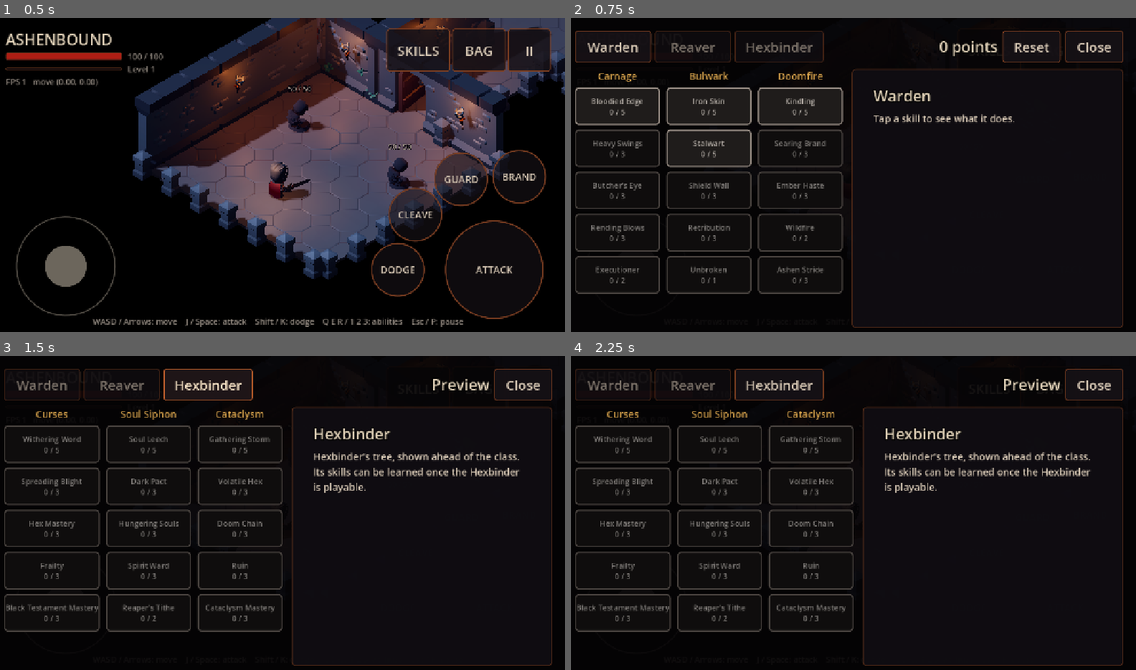
Above: before the commit, frames 1-4 (two rows, left to right).
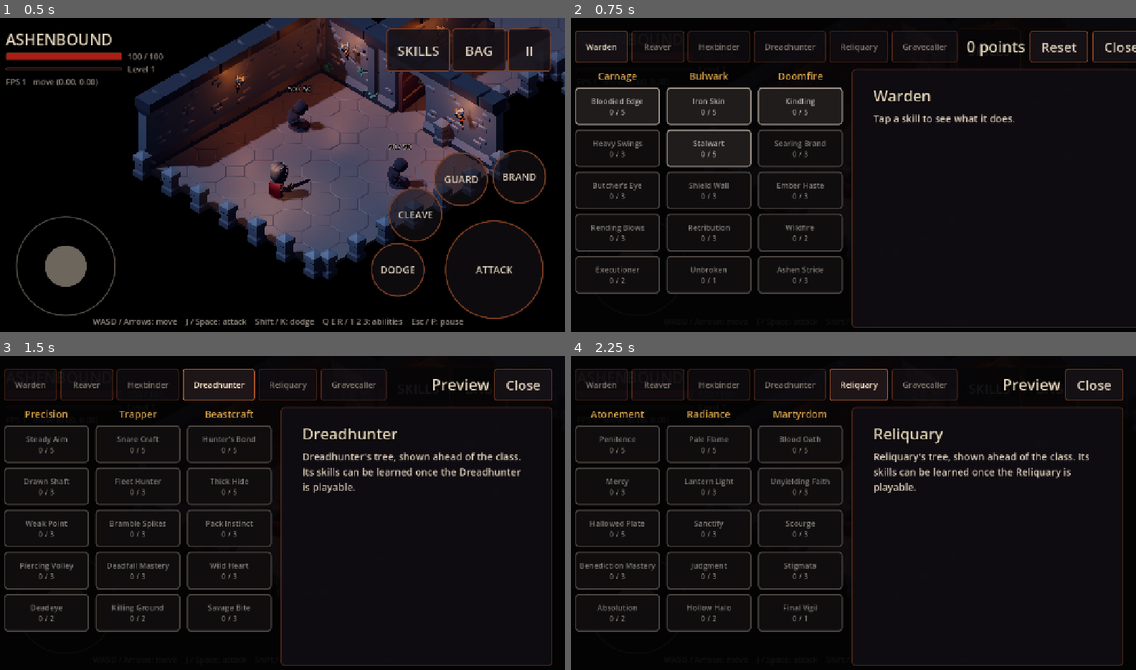
Above: after the commit, the same moments.

Repository: Bessv2/Ashenbound
Game: Godot game, scene res://scenes/main.tscn
Same seed, same stepped clock (60 frames per second), same inputs: the game is played once before the commit and once after it.
Inputs (mouse positions are in pixels of both pictures, inside the frame that each line leads up to):
- Up to frame 1 (0.5 s): no input
- Up to frame 2 (0.75 s): click "SKILLS" at 0.5 s
- Up to frame 3 (1.5 s): click (220, 384) at 1.25 s, where only the run after the commit has a clickable "Dreadhunter"
- Up to frame 4 (2.25 s): click (859, 384) at 2 s, where only the run after the commit has a clickable "Reliquary"

Frame 1 is identical in both runs. In frame 2, 2.1% of the frame differs, in the area x 2-100%, y 4-99%; in frame 3, 7.7%; in frame 4, 7.8%, in the area x 1-92%, y 4-99%.

Commit message:
Skill trees for the whole roster: Dreadhunter, Reliquary, Gravecaller
- Three more preview trees, 15 nodes in the charter's branches each, with
  their class-specific stat keys in SkillStats.
- Six class tabs on the skill screen; the test checks all six trees.
- SKILL_TREES.md and the report updated.

Co-Authored-By: Claude Opus 5.5 <noreply@anthropic.com>
Claude-Session: https://claude.ai/code/session_015v63azxgEazhPpfmzJC7DH

Diff:
--- /dev/null
+++ b/game/resources/skills/dreadhunter_tree.tres
@@ -0,0 +1,177 @@
+[gd_resource type="Resource" script_class="SkillTree" format=3]
+
+[ext_resource type="Script" path="res://scripts/progression/skill_tree.gd" id="1_tree"]
+[ext_resource type="Script" path="res://scripts/progression/skill_node.gd" id="2_node"]
+
+[sub_resource type="Resource" id="Node_steady_aim"]
+script = ExtResource("2_node")
+id = "steady_aim"
+display_name = "Steady Aim"
+description = "+2% critical chance per rank."
+branch = 0
+tier = 0
+max_rank = 5
+per_rank = Dictionary[String, int]({"crit_chance": 2})
+requires = ""
+
+[sub_resource type="Resource" id="Node_drawn_shaft"]
+script = ExtResource("2_node")
+id = "drawn_shaft"
+display_name = "Drawn Shaft"
+description = "Charged shots deal +15% damage per rank."
+branch = 0
+tier = 1
+max_rank = 3
+per_rank = Dictionary[String, int]({"charged_shot_damage_pct": 15})
+requires = "steady_aim"
+
+[sub_resource type="Resource" id="Node_weak_point"]
+script = ExtResource("2_node")
+id = "weak_point"
+display_name = "Weak Point"
+description = "+15% critical damage per rank."
+branch = 0
+tier = 1
+max_rank = 3
+per_rank = Dictionary[String, int]({"crit_damage": 15})
+requires = "steady_aim"
+
+[sub_resource type="Resource" id="Node_piercing_volley"]
+script = ExtResource("2_node")
+id = "piercing_volley"
+display_name = "Piercing Volley"
+description = "Charged shots deal +20% damage per rank and pierce."
+branch = 0
+tier = 2
+max_rank = 3
+per_rank = Dictionary[String, int]({"charged_shot_damage_pct": 20})
+requires = "drawn_shaft"
+
+[sub_resource type="Resource" id="Node_deadeye"]
+script = ExtResource("2_node")
+id = "deadeye"
+display_name = "Deadeye"
+description = "+5% damage per rank."
+branch = 0
+tier = 2
+max_rank = 2
+per_rank = Dictionary[String, int]({"damage_pct": 5})
+requires = "weak_point"
+
+[sub_resource type="Resource" id="Node_snare_craft"]
+script = ExtResource("2_node")
+id = "snare_craft"
+display_name = "Snare Craft"
+description = "Traps last 10% longer per rank."
+branch = 1
+tier = 0
+max_rank = 5
+per_rank = Dictionary[String, int]({"trap_duration_pct": 10})
+requires = ""
+
+[sub_resource type="Resource" id="Node_fleet_hunter"]
+script = ExtResource("2_node")
+id = "fleet_hunter"
+display_name = "Fleet Hunter"
+description = "+3% move speed per rank."
+branch = 1
+tier = 0
+max_rank = 3
+per_rank = Dictionary[String, int]({"move_speed_pct": 3})
+requires = ""
+
+[sub_resource type="Resource" id="Node_bramble_spikes"]
+script = ExtResource("2_node")
+id = "bramble_spikes"
+display_name = "Bramble Spikes"
+description = "Traps deal +15% damage per rank."
+branch = 1
+tier = 1
+max_rank = 3
+per_rank = Dictionary[String, int]({"trap_damage_pct": 15})
+requires = "snare_craft"
+
+[sub_resource type="Resource" id="Node_deadfall_mastery"]
+script = ExtResource("2_node")
+id = "deadfall_mastery"
+display_name = "Deadfall Mastery"
+description = "Deadfall erupts with 2 more bolts per rank."
+branch = 1
+tier = 2
+max_rank = 3
+per_rank = Dictionary[String, int]({"deadfall_bolts": 2})
+requires = "bramble_spikes"
+
+[sub_resource type="Resource" id="Node_killing_ground"]
+script = ExtResource("2_node")
+id = "killing_ground"
+display_name = "Killing Ground"
+description = "+4% damage per rank."
+branch = 1
+tier = 2
+max_rank = 2
+per_rank = Dictionary[String, int]({"damage_pct": 4})
+requires = "bramble_spikes"
+
+[sub_resource type="Resource" id="Node_hunters_bond"]
+script = ExtResource("2_node")
+id = "hunters_bond"
+display_name = "Hunter's Bond"
+description = "Your companion deals +10% damage per rank."
+branch = 2
+tier = 0
+max_rank = 5
+per_rank = Dictionary[String, int]({"companion_damage_pct": 10})
+requires = ""
+
+[sub_resource type="Resource" id="Node_thick_hide"]
+script = ExtResource("2_node")
+id = "thick_hide"
+display_name = "Thick Hide"
+description = "+8 max health per rank."
+branch = 2
+tier = 0
+max_rank = 5
+per_rank = Dictionary[String, int]({"max_health": 8})
+requires = ""
+
+[sub_resource type="Resource" id="Node_pack_instinct"]
+script = ExtResource("2_node")
+id = "pack_instinct"
+display_name = "Pack Instinct"
+description = "+4% attack speed per rank."
+branch = 2
+tier = 1
+max_rank = 3
+per_rank = Dictionary[String, int]({"attack_speed_pct": 4})
+requires = "hunters_bond"
+
+[sub_resource type="Resource" id="Node_wild_heart"]
+script = ExtResource("2_node")
+id = "wild_heart"
+display_name = "Wild Heart"
+description = "Each kill heals 2 per rank."
+branch = 2
+tier = 1
+max_rank = 3
+per_rank = Dictionary[String, int]({"health_on_kill": 2})
+requires = "thick_hide"
+
+[sub_resource type="Resource" id="Node_savage_bite"]
+script = ExtResource("2_node")
+id = "savage_bite"
+display_name = "Savage Bite"
+description = "Your companion deals +20% damage per rank."
+branch = 2
+tier = 2
+max_rank = 3
+per_rank = Dictionary[String, int]({"companion_damage_pct": 20})
+requires = "pack_instinct"
+
+[resource]
+script = ExtResource("1_tree")
+class_id = "dreadhunter"
+class_title = "Dreadhunter"
+playable = false
+branches = PackedStringArray("Precision", "Trapper", "Beastcraft")
+nodes = Array[ExtResource("2_node")]([SubResource("Node_steady_aim"), SubResource("Node_drawn_shaft"), SubResource("Node_weak_point"), SubResource("Node_piercing_volley"), SubResource("Node_deadeye"), SubResource("Node_snare_craft"), SubResource("Node_fleet_hunter"), SubResource("Node_bramble_spikes"), SubResource("Node_deadfall_mastery"), SubResource("Node_killing_ground"), SubResource("Node_hunters_bond"), SubResource("Node_thick_hide"), SubResource("Node_pack_instinct"), SubResource("Node_wild_heart"), SubResource("Node_savage_bite")])
--- /dev/null
+++ b/game/resources/skills/gravecaller_tree.tres
@@ -0,0 +1,177 @@
+[gd_resource type="Resource" script_class="SkillTree" format=3]
+
+[ext_resource type="Script" path="res://scripts/progression/skill_tree.gd" id="1_tree"]
+[ext_resource type="Script" path="res://scripts/progression/skill_node.gd" id="2_node"]
+
+[sub_resource type="Resource" id="Node_grave_discipline"]
+script = ExtResource("2_node")
+id = "grave_discipline"
+display_name = "Grave Discipline"
+description = "Summons have +8% health per rank."
+branch = 0
+tier = 0
+max_rank = 5
+per_rank = Dictionary[String, int]({"summon_health_pct": 8})
+requires = ""
+
+[sub_resource type="Resource" id="Node_shieldbearers"]
+script = ExtResource("2_node")
+id = "shieldbearers"
+display_name = "Shieldbearers"
+description = "Summons have +15% health per rank."
+branch = 0
+tier = 1
+max_rank = 3
+per_rank = Dictionary[String, int]({"summon_health_pct": 15})
+requires = "grave_discipline"
+
+[sub_resource type="Resource" id="Node_mass_grave"]
+script = ExtResource("2_node")
+id = "mass_grave"
+display_name = "Mass Grave"
+description = "Raise the Forsaken calls 1 more skeleton per rank."
+branch = 0
+tier = 1
+max_rank = 2
+per_rank = Dictionary[String, int]({"summon_count": 1})
+requires = "grave_discipline"
+
+[sub_resource type="Resource" id="Node_phalanx"]
+script = ExtResource("2_node")
+id = "phalanx"
+display_name = "Phalanx"
+description = "Summons deal +15% damage per rank."
+branch = 0
+tier = 2
+max_rank = 3
+per_rank = Dictionary[String, int]({"summon_damage_pct": 15})
+requires = "shieldbearers"
+
+[sub_resource type="Resource" id="Node_forsaken_host"]
+script = ExtResource("2_node")
+id = "forsaken_host"
+display_name = "Forsaken Host"
+description = "Summons last 20% longer per rank."
+branch = 0
+tier = 2
+max_rank = 2
+per_rank = Dictionary[String, int]({"summon_duration_pct": 20})
+requires = "mass_grave"
+
+[sub_resource type="Resource" id="Node_restless_dead"]
+script = ExtResource("2_node")
+id = "restless_dead"
+display_name = "Restless Dead"
+description = "Summons deal +5% damage per rank."
+branch = 1
+tier = 0
+max_rank = 5
+per_rank = Dictionary[String, int]({"summon_damage_pct": 5})
+requires = ""
+
+[sub_resource type="Resource" id="Node_chill_touch"]
+script = ExtResource("2_node")
+id = "chill_touch"
+display_name = "Chill Touch"
+description = "+4% attack speed per rank."
+branch = 1
+tier = 1
+max_rank = 3
+per_rank = Dictionary[String, int]({"attack_speed_pct": 4})
+requires = "restless_dead"
+
+[sub_resource type="Resource" id="Node_wailing"]
+script = ExtResource("2_node")
+id = "wailing"
+display_name = "Wailing"
+description = "+4% cooldown reduction per rank."
+branch = 1
+tier = 1
+max_rank = 3
+per_rank = Dictionary[String, int]({"cooldown_reduction": 4})
+requires = "restless_dead"
+
+[sub_resource type="Resource" id="Node_phantom_swarm"]
+script = ExtResource("2_node")
+id = "phantom_swarm"
+display_name = "Phantom Swarm"
+description = "One more wraith per rank."
+branch = 1
+tier = 2
+max_rank = 2
+per_rank = Dictionary[String, int]({"summon_count": 1})
+requires = "chill_touch"
+
+[sub_resource type="Resource" id="Node_dread_aura"]
+script = ExtResource("2_node")
+id = "dread_aura"
+display_name = "Dread Aura"
+description = "+4% damage per rank."
+branch = 1
+tier = 2
+max_rank = 3
+per_rank = Dictionary[String, int]({"damage_pct": 4})
+requires = "wailing"
+
+[sub_resource type="Resource" id="Node_reaping"]
+script = ExtResource("2_node")
+id = "reaping"
+display_name = "Reaping"
+description = "Each kill heals 1 per rank."
+branch = 2
+tier = 0
+max_rank = 5
+per_rank = Dictionary[String, int]({"health_on_kill": 1})
+requires = ""
+
+[sub_resource type="Resource" id="Node_bone_ward"]
+script = ExtResource("2_node")
+id = "bone_ward"
+display_name = "Bone Ward"
+description = "+4 armour per rank."
+branch = 2
+tier = 0
+max_rank = 5
+per_rank = Dictionary[String, int]({"armor": 4})
+requires = ""
+
+[sub_resource type="Resource" id="Node_soul_well"]
+script = ExtResource("2_node")
+id = "soul_well"
+display_name = "Soul Well"
+description = "Souls from nearby deaths are worth 15% more per rank."
+branch = 2
+tier = 1
+max_rank = 3
+per_rank = Dictionary[String, int]({"soul_harvest_pct": 15})
+requires = "reaping"
+
+[sub_resource type="Resource" id="Node_hungry_grave"]
+script = ExtResource("2_node")
+id = "hungry_grave"
+display_name = "Hungry Grave"
+description = "Souls are worth 20% more per rank."
+branch = 2
+tier = 2
+max_rank = 3
+per_rank = Dictionary[String, int]({"soul_harvest_pct": 20})
+requires = "soul_well"
+
+[sub_resource type="Resource" id="Node_lich_veil"]
+script = ExtResource("2_node")
+id = "lich_veil"
+display_name = "Lich Veil"
+description = "+15 max health per rank."
+branch = 2
+tier = 2
+max_rank = 2
+per_rank = Dictionary[String, int]({"max_health": 15})
+requires = "bone_ward"
+
+[resource]
+script = ExtResource("1_tree")
+class_id = "gravecaller"
+class_title = "Gravecaller"
+playable = false
+branches = PackedStringArray("Bone Legion", "Wraiths", "Soul Harvest")
+nodes = Array[ExtResource("2_node")]([SubResource("Node_grave_discipline"), SubResource("Node_shieldbearers"), SubResource("Node_mass_grave"), SubResource("Node_phalanx"), SubResource("Node_forsaken_host"), SubResource("Node_restless_dead"), SubResource("Node_chill_touch"), SubResource("Node_wailing"), SubResource("Node_phantom_swarm"), SubResource("Node_dread_aura"), SubResource("Node_reaping"), SubResource("Node_bone_ward"), SubResource("Node_soul_well"), SubResource("Node_hungry_grave"), SubResource("Node_lich_veil")])
--- /dev/null
+++ b/game/resources/skills/reliquary_tree.tres
@@ -0,0 +1,177 @@
+[gd_resource type="Resource" script_class="SkillTree" format=3]
+
+[ext_resource type="Script" path="res://scripts/progression/skill_tree.gd" id="1_tree"]
+[ext_resource type="Script" path="res://scripts/progression/skill_node.gd" id="2_node"]
+
+[sub_resource type="Resource" id="Node_penitence"]
+script = ExtResource("2_node")
+id = "penitence"
+display_name = "Penitence"
+description = "+10 max health per rank."
+branch = 0
+tier = 0
+max_rank = 5
+per_rank = Dictionary[String, int]({"max_health": 10})
+requires = ""
+
+[sub_resource type="Resource" id="Node_mercy"]
+script = ExtResource("2_node")
+id = "mercy"
+display_name = "Mercy"
+description = "Healing is 10% stronger per rank."
+branch = 0
+tier = 1
+max_rank = 3
+per_rank = Dictionary[String, int]({"healing_pct": 10})
+requires = "penitence"
+
+[sub_resource type="Resource" id="Node_hallowed_plate"]
+script = ExtResource("2_node")
+id = "hallowed_plate"
+display_name = "Hallowed Plate"
+description = "+5 armour per rank."
+branch = 0
+tier = 1
+max_rank = 5
+per_rank = Dictionary[String, int]({"armor": 5})
+requires = "penitence"
+
+[sub_resource type="Resource" id="Node_benediction_mastery"]
+script = ExtResource("2_node")
+id = "benediction_mastery"
+display_name = "Benediction Mastery"
+description = "Last Benediction heals 15% more per rank (still capped)."
+branch = 0
+tier = 2
+max_rank = 3
+per_rank = Dictionary[String, int]({"benediction_heal_pct": 15})
+requires = "mercy"
+
+[sub_resource type="Resource" id="Node_absolution"]
+script = ExtResource("2_node")
+id = "absolution"
+display_name = "Absolution"
+description = "Each kill heals 3 per rank."
+branch = 0
+tier = 2
+max_rank = 2
+per_rank = Dictionary[String, int]({"health_on_kill": 3})
+requires = "hallowed_plate"
+
+[sub_resource type="Resource" id="Node_pale_flame"]
+script = ExtResource("2_node")
+id = "pale_flame"
+display_name = "Pale Flame"
+description = "+2% damage per rank."
+branch = 1
+tier = 0
+max_rank = 5
+per_rank = Dictionary[String, int]({"damage_pct": 2})
+requires = ""
+
+[sub_resource type="Resource" id="Node_lantern_light"]
+script = ExtResource("2_node")
+id = "lantern_light"
+display_name = "Lantern Light"
+description = "Spectral light deals +15% damage per rank."
+branch = 1
+tier = 1
+max_rank = 3
+per_rank = Dictionary[String, int]({"radiance_damage_pct": 15})
+requires = "pale_flame"
+
+[sub_resource type="Resource" id="Node_sanctify"]
+script = ExtResource("2_node")
+id = "sanctify"
+display_name = "Sanctify"
+description = "+4% cooldown reduction per rank."
+branch = 1
+tier = 1
+max_rank = 3
+per_rank = Dictionary[String, int]({"cooldown_reduction": 4})
+requires = "pale_flame"
+
+[sub_resource type="Resource" id="Node_judgment"]
+script = ExtResource("2_node")
+id = "judgment"
+display_name = "Judgment"
+description = "Spectral light deals +20% damage per rank."
+branch = 1
+tier = 2
+max_rank = 3
+per_rank = Dictionary[String, int]({"radiance_damage_pct": 20})
+requires = "lantern_light"
+
+[sub_resource type="Resource" id="Node_hollow_halo"]
+script = ExtResource("2_node")
+id = "hollow_halo"
+display_name = "Hollow Halo"
+description = "+3% critical chance per rank."
+branch = 1
+tier = 2
+max_rank = 2
+per_rank = Dictionary[String, int]({"crit_chance": 3})
+requires = "sanctify"
+
+[sub_resource type="Resource" id="Node_blood_oath"]
+script = ExtResource("2_node")
+id = "blood_oath"
+display_name = "Blood Oath"
+description = "+6% damage per rank while below half health."
+branch = 2
+tier = 0
+max_rank = 5
+per_rank = Dictionary[String, int]({"martyr_damage_pct": 6})
+requires = ""
+
+[sub_resource type="Resource" id="Node_unyielding_faith"]
+script = ExtResource("2_node")
+id = "unyielding_faith"
+display_name = "Unyielding Faith"
+description = "+15 max health per rank: room to pay in blood."
+branch = 2
+tier = 0
+max_rank = 3
+per_rank = Dictionary[String, int]({"max_health": 15})
+requires = ""
+
+[sub_resource type="Resource" id="Node_scourge"]
+script = ExtResource("2_node")
+id = "scourge"
+display_name = "Scourge"
+description = "+15% critical damage per rank."
+branch = 2
+tier = 1
+max_rank = 3
+per_rank = Dictionary[String, int]({"crit_damage": 15})
+requires = "blood_oath"
+
+[sub_resource type="Resource" id="Node_stigmata"]
+script = ExtResource("2_node")
+id = "stigmata"
+display_name = "Stigmata"
+description = "+10% damage per rank while below half health."
+branch = 2
+tier = 2
+max_rank = 3
+per_rank = Dictionary[String, int]({"martyr_damage_pct": 10})
+requires = "scourge"
+
+[sub_resource type="Resource" id="Node_final_vigil"]
+script = ExtResource("2_node")
+id = "final_vigil"
+display_name = "Final Vigil"
+description = "+20 max health and +15 armour; health costs can never take the last point."
+branch = 2
+tier = 2
+max_rank = 1
+per_rank = Dictionary[String, int]({"armor": 15, "max_health": 20})
+requires = "unyielding_faith"
+
+[resource]
+script = ExtResource("1_tree")
+class_id = "reliquary"
+class_title = "Reliquary"
+playable = false
+branches = PackedStringArray("Atonement", "Radiance", "Martyrdom")
+nodes = Array[ExtResource("2_node")]([SubResource("Node_penitence"), SubResource("Node_mercy"), SubResource("Node_hallowed_plate"), SubResource("Node_benediction_mastery"), SubResource("Node_absolution"), SubResource("Node_pale_flame"), SubResource("Node_lantern_light"), SubResource("Node_sanctify"), SubResource("Node_judgment"), SubResource("Node_hollow_halo"), SubResource("Node_blood_oath"), SubResource("Node_unyielding_faith"), SubResource("Node_scourge"), SubResource("Node_stigmata"), SubResource("Node_final_vigil")])
--- a/game/scripts/progression/skill_stats.gd
+++ b/game/scripts/progression/skill_stats.gd
@@ -16,6 +16,9 @@
 	# Future classes.
 	"bleed_damage_pct", "veil_rend_damage_pct", "dash_cooldown_pct", "mark_damage_pct",
 	"curse_duration_pct", "curse_damage_pct", "soul_siphon_pct", "detonation_damage_pct", "black_testament_pct",
+	"charged_shot_damage_pct", "trap_duration_pct", "trap_damage_pct", "deadfall_bolts", "companion_damage_pct",
+	"healing_pct", "radiance_damage_pct", "martyr_damage_pct", "benediction_heal_pct",
+	"summon_count", "summon_health_pct", "summon_damage_pct", "summon_duration_pct", "soul_harvest_pct",
 ]
 
 
--- a/game/tests/test_skill_trees.gd
+++ b/game/tests/test_skill_trees.gd
@@ -22,7 +22,8 @@
 		Profile.add_xp(Profile.xp_to_next(Profile.level))
 
 
-func test_the_three_trees_are_complete() -> void:
+func test_all_six_trees_are_complete() -> void:
+	check(SkillTreePanel.TREE_PATHS.size() == 6, "one tree per class of the roster")
 	for path in SkillTreePanel.TREE_PATHS:
 		var tree: SkillTree = load(path)
 		check(tree.validate().is_empty(), "%s: %s" % [tree.class_id, tree.validate()])
@@ -30,8 +31,8 @@
 		for branch in 3:
 			check(tree.nodes.filter(func(n: SkillNode) -> bool: return n.branch == branch).size() == 5, "%s branch %d" % [tree.class_id, branch])
 	check(WARDEN_TREE.playable, "the Warden's tree is playable")
-	check(not (load(SkillTreePanel.TREE_PATHS[1]) as SkillTree).playable and not (load(SkillTreePanel.TREE_PATHS[2]) as SkillTree).playable,
-			"the Reaver and Hexbinder trees are previews")
+	for path in SkillTreePanel.TREE_PATHS.slice(1):
+		check(not (load(path) as SkillTree).playable, "%s is a preview" % path.get_file())
 
 
 func test_xp_levels_up_along_the_curve_and_each_level_gives_a_point() -> void:
--- a/game/ui/skills/skill_tree_panel.gd
+++ b/game/ui/skills/skill_tree_panel.gd
@@ -14,6 +14,9 @@
 	"res://resources/skills/warden_tree.tres",
 	"res://resources/skills/reaver_tree.tres",
 	"res://resources/skills/hexbinder_tree.tres",
+	"res://resources/skills/dreadhunter_tree.tres",
+	"res://resources/skills/reliquary_tree.tres",
+	"res://resources/skills/gravecaller_tree.tres",
 ]
 const NODE_SIZE := Vector2(190, 84)
 const LEARNED := Color("#D9A44C")
@@ -108,7 +111,8 @@
 	for i in trees.size():
 		var tab := Button.new()
 		tab.text = trees[i].class_title
-		tab.custom_minimum_size = Vector2(170, 72)
+		tab.custom_minimum_size = Vector2(118, 72)
+		tab.add_theme_font_size_override(&"font_size", 18)
 		tab.pressed.connect(show_tree.bind(i))
 		_tabs.add_child(tab)
 	var spacer := Control.new()
Not shown, changed: docs/CURRENT_STATUS.md
Not shown, changed: docs/IMPLEMENTATION_REPORT.md
Not shown, changed: docs/SKILL_TREES.md
